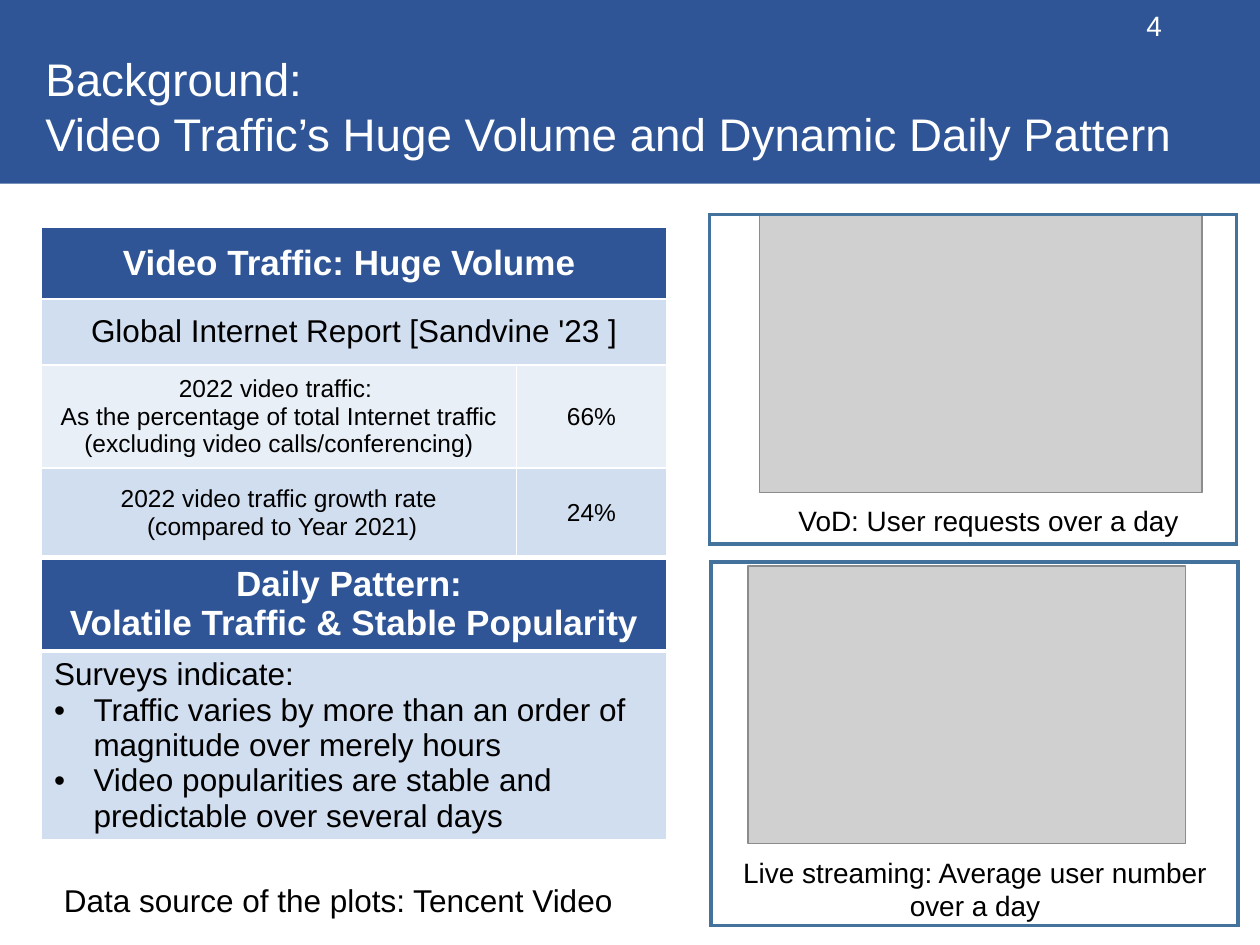
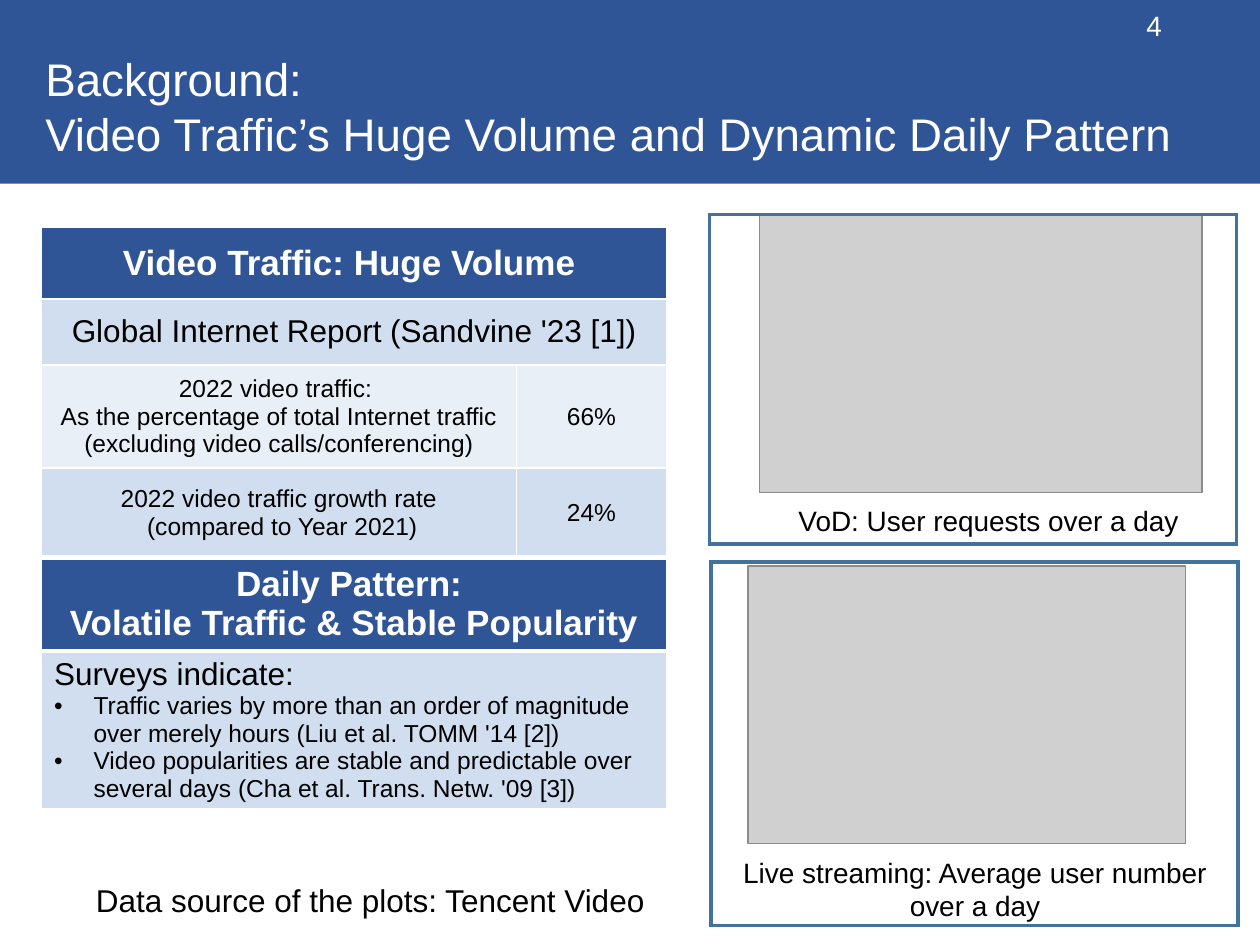
Before and after one commit to changzhangyu/changzhangyu.github.io, a slide deck: slide 4 of files/thesis/thesis.pptx. Drawn at 1260x945 pixels with LibreOffice and Linux fonts; fonts in the diff are those of the drawing; grey boxes stand for pictures. Boxes give left, top, right and bottom in pixels: in the first picture for what was removed or moved away, otherwise in the second. Text is boxed around its words. In the diff, an @@ line names an element or a change of style, - is before the commit and + after.

```diff
--- a/files/thesis/thesis.pptx
+++ b/files/thesis/thesis.pptx
@@ table at [42,228,667,823] @@
-row 2, column 1: Global Internet Report [Sandvine '23 ]
+row 2, column 1: Global Internet Report (Sandvine '23 [1])
-row 6, column 1: Surveys indicate: / Traffic varies by more than an order of magnitude over merely hours / Video popularities are stable and predictable over several days
+row 6, column 1: Surveys indicate: / Traffic varies by more than an order of magnitude over merely hours (Liu et al. TOMM '14 [2]) / Video popularities are stable and predictable over several days (Cha et al. Trans. Netw. '09 [3])
@@ text "Data source of the plots: ...": place and size @@
-text "Data source of the plots: ..." at [64,889,612,918]
+text "Data source of the plots: ..." at [96,889,644,918]
```
Also in this commit, not shown: 29 other slides changed, 7 slides added, 1 slide removed, 1 other file.
